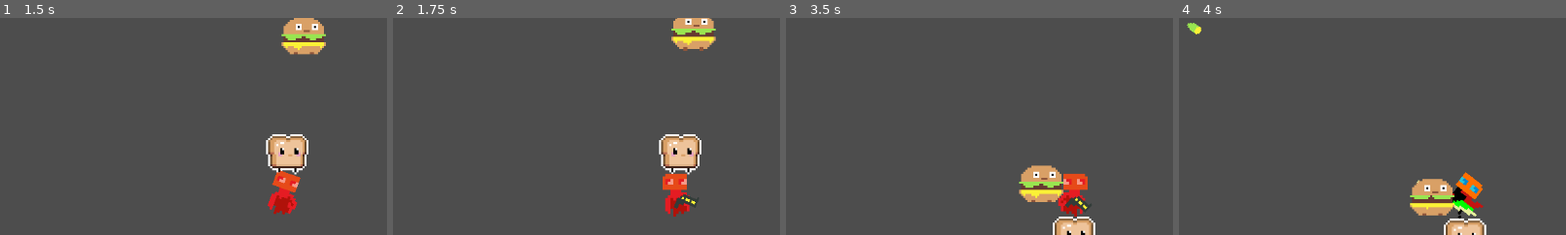
Above: before the commit, frames 1-4 (left to right).
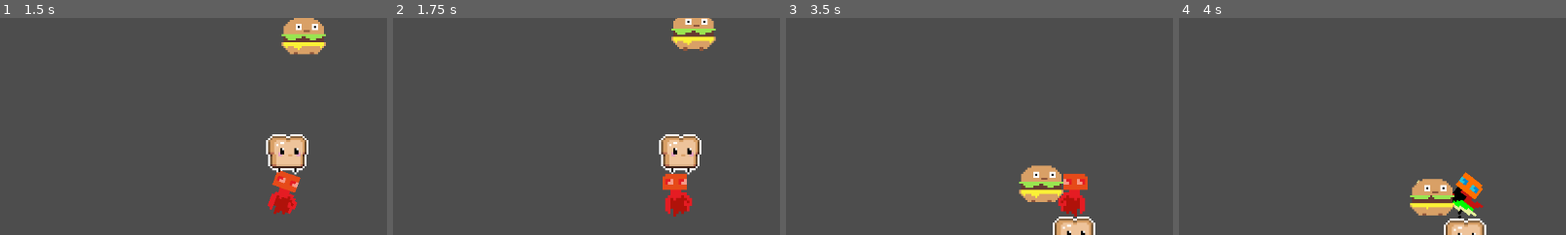
Above: after the commit, the same moments.

Repository: mendsergon/Kill-The-Food-Pyramid
Game: Godot game, scene res://Assets/Scenes/game.tscn
Two runs of this game, one before a commit and one after it. Both use one fixed random seed, a clock stepped at 60 frames per second and the inputs below.
Inputs (mouse positions are % of the whole screen's width and height, from its top left):
- Up to frame 1 (1.5 s): move the mouse to (45, 70) at 0.52 s; hold W (move_up) from 0.53 s (still down); tap Shift (dash) at 0.6 s; tap E (melee) at 0.8, 1.35 s; move the mouse to (80, 65) at 1.27 s
- Up to frame 2 (1.75 s): keep holding W (move_up); tap Shift (dash) at 1.55 s
- Up to frame 3 (3.5 s): move the mouse to (20, 35) at 2.02 s; release W (move_up) at 2.03 s; hold A (move_left) from 2.03 s (still down); tap Shift (dash) at 2.1, 3.05 s; tap E (melee) at 2.3, 2.85 s; move the mouse to (55, 50) at 2.77 s
- Up to frame 4 (4 s): move the mouse to (35, 25) at 3.52 s; release A (move_left) at 3.53 s; hold S (move_down) from 3.53 s (still down); click (35, 25) at 3.6 s; tap E (melee) at 3.8 s
The pictures show only the part of the screen within x 13-63%, y 0-50%; the shares and areas given below are measured in that part.

Frame 1 is identical in both runs. In frame 2, 0.2% of the frame differs, in the area x 72-79%, y 80-88%; in frame 3, 0.2%, in the area x 71-79%, y 81-90%; in frame 4, 0.1%.

Commit message:
Hid pistol when hit

Diff:
--- a/Assets/Scripts/player.gd
+++ b/Assets/Scripts/player.gd
@@ -160,8 +160,8 @@
 	update_animations()
 
 	### --- WEAPON STATE --- ###
-	# Hide and disable pistol during dash or melee
-	if is_dashing or is_attacking:
+	# Hide and disable pistol during dash, melee, or hit
+	if is_dashing or is_attacking or is_hit:
 		pistol_1.visible = false
 		pistol_1.set_process(false)
 		pistol_1.set_process_input(false)
